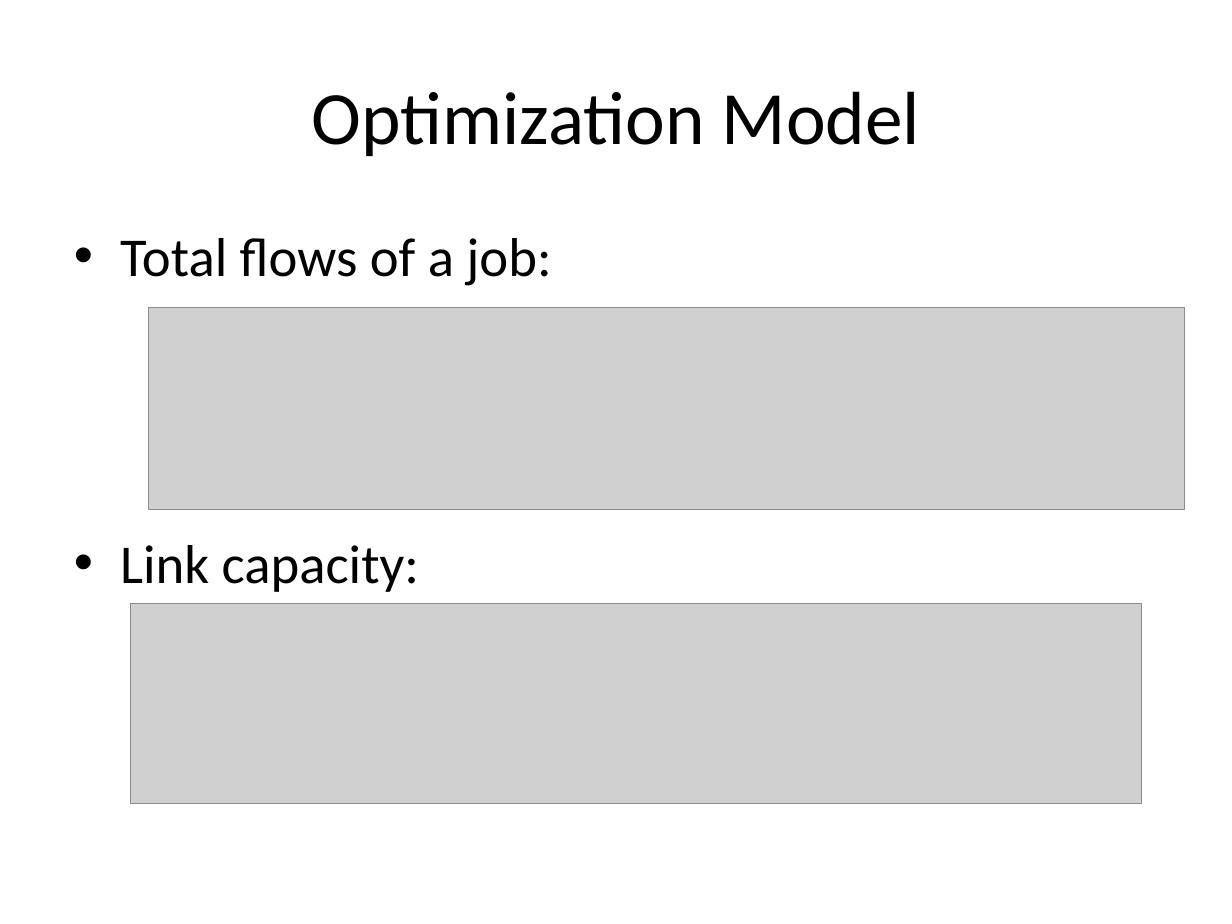
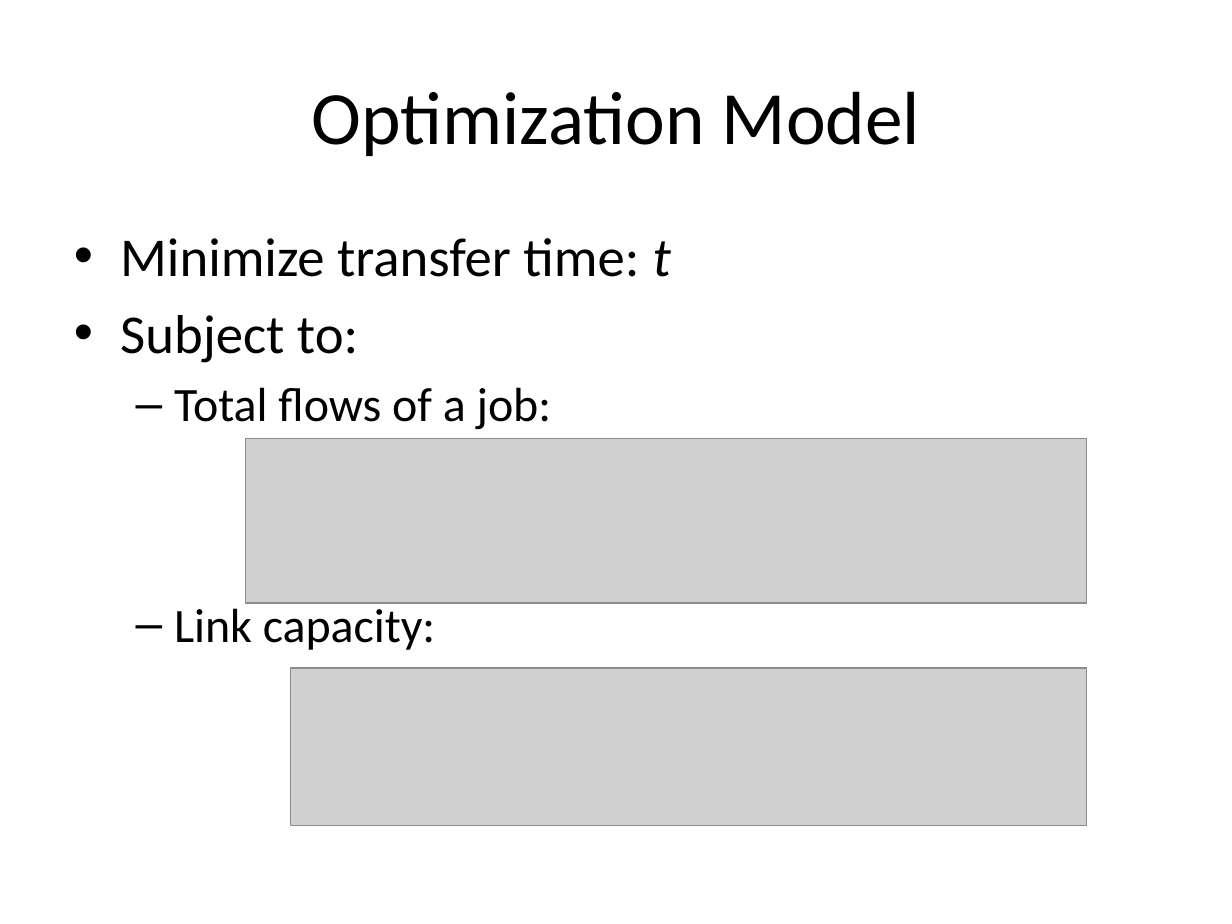
Before and after one commit to huyba/optiq, a slide deck: slide 4 of docs/Meeting_June_19.pptx. Drawn at 1232x924 pixels with LibreOffice and Linux fonts; fonts in the diff are those of the drawing; grey boxes stand for pictures. Boxes give left, top, right and bottom in pixels: in the first picture for what was removed or moved away, otherwise in the second. Text is boxed around its words. In the diff, an @@ line names an element or a change of style, - is before the commit and + after.

```diff
--- a/docs/Meeting_June_19.pptx
+++ b/docs/Meeting_June_19.pptx
@@ text at box(120, 238, 671, 363): paragraphs added @@
+• Minimize transfer time: t
+• Subject to:
@@ text at box(174, 387, 552, 650): size 32 to 28 pt in "Total flows of a job:", "Link capacity:"; bullet • to –; list level 1 to 2 in "Total flows of a job:"; list level 1 to 2 in "Link capacity:" @@
@@ picture: place and size @@
-picture at box(149, 308, 1185, 510)
+picture at box(245, 439, 1087, 602)
@@ picture: place and size @@
-picture at box(131, 604, 1141, 803)
+picture at box(291, 668, 1087, 825)
```
Also in this commit, not shown: 1 other slide changed.
